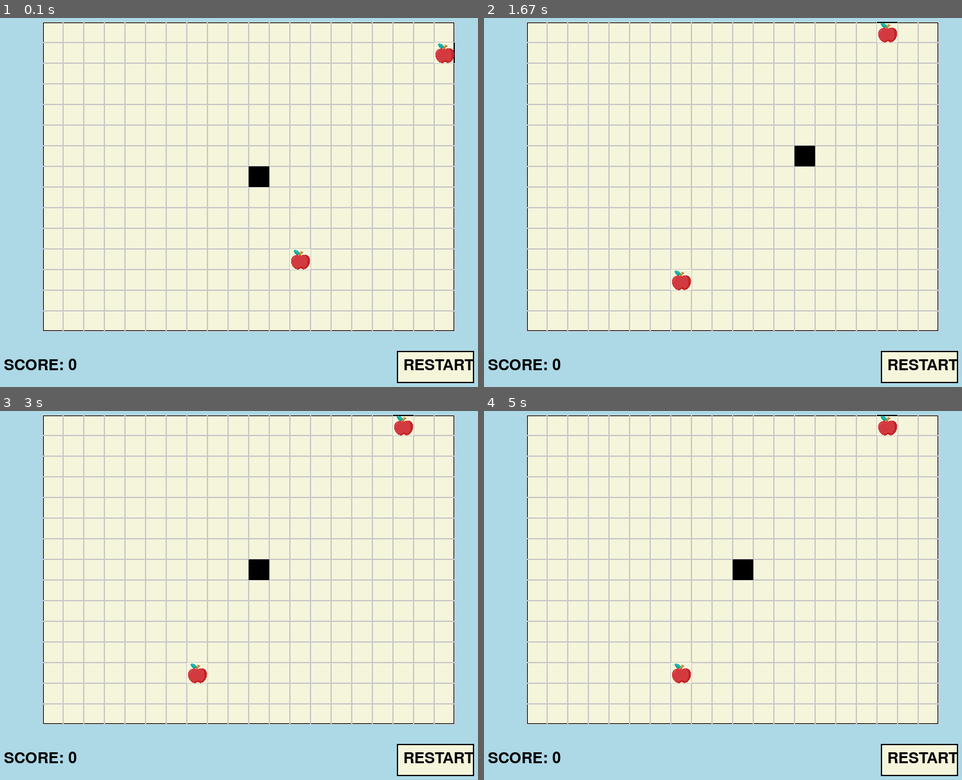
Above: before the commit, frames 1-4 (two rows, left to right).
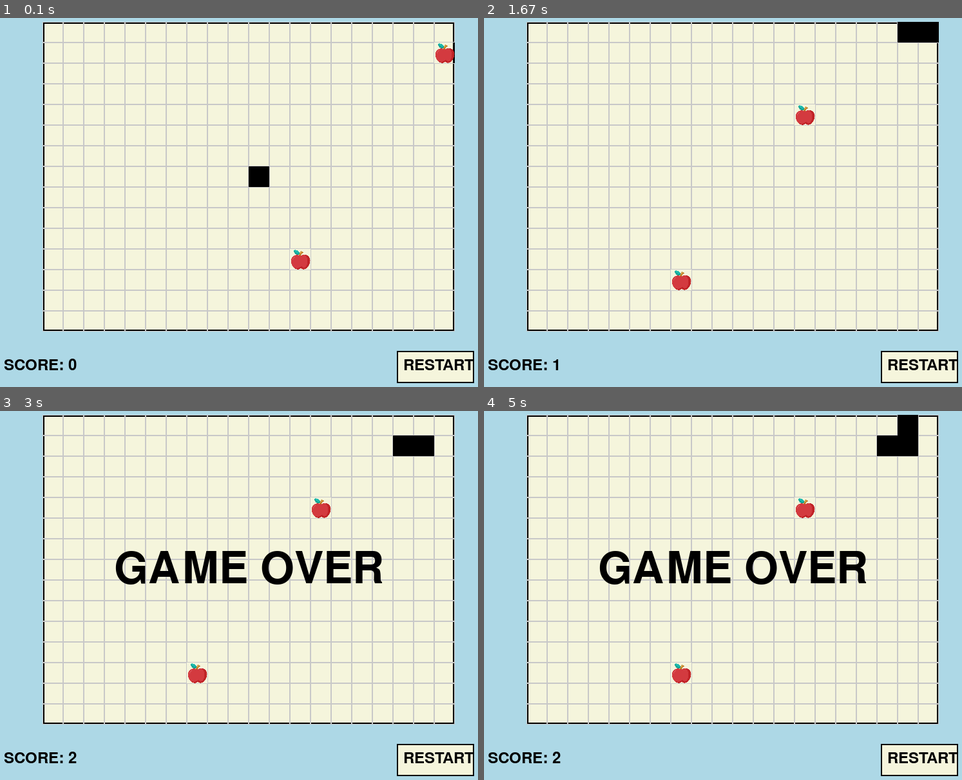
Above: after the commit, the same moments.

Repository: OliviaY1/EO
Game: pygame game, started from final_product/src/main.py
Two runs of this game, one before a commit and one after it. Both use one fixed random seed, a clock stepped at 60 frames per second and the inputs below.
Inputs:
- Up to frame 1 (0.1 s): no input
- Up to frame 2 (1.67 s): click "RESTART" at 0.38 s; hold Right 0.67-1.13 s; hold Up 1.17-1.47 s; hold Right from 1.5 s (still down)
- Up to frame 3 (3 s): release Right at 1.97 s; hold Left 2-2.53 s; hold Down 2.57-2.87 s; hold Left from 2.9 s (still down)
- Up to frame 4 (5 s): release Left at 3.3 s; hold Up 3.33-3.7 s; hold Right 3.73-4.37 s; hold Down 4.4-4.77 s; hold Left from 4.8 s (still down)

The runs differ from the first frame. In frame 1, 0.5% of the frame differs, in the area x 9-95%, y 1-85%; in frame 2, 1.6%; in frame 3, 3.9%; in frame 4, 4.2%, in the area x 9-95%, y 1-96%.

Commit message:
bfs snake implemented

Diff:
--- a/final_product/src/game.py
+++ b/final_product/src/game.py
@@ -1,9 +1,11 @@
 from setting import NUM_ROWS, NUM_COLS
 import random
+import heapq
 
 class ArrayGameBoard:
     grid: list[list[int]]
     is_game_over: bool
+    apples: list[tuple[int, int]]
     def __init__(self, num_rows=NUM_ROWS, num_cols=NUM_COLS):
         # Initialize the 2D array representing the gameboard
         self.grid = [[0] * NUM_COLS for _ in range(NUM_ROWS)]
@@ -20,6 +22,7 @@
             'left': (0, -1),
             'right': (0, 1)
         }
+        self.apples = []
         self.place_apple()
         self.place_apple()
         self.is_game_over = False
@@ -30,6 +33,7 @@
             col = random.randint(0, NUM_COLS - 1)
             if self.grid[row][col] == 0:  # Ensure it's an empty cell
                 self.grid[row][col] = 2  # Place an apple
+                self.apples.append((row, col))
                 break
 
 
@@ -52,6 +56,7 @@
             if self.grid[new_head[0]][new_head[1]] == 2: # hit an apple
                 # Eat the apple and grow the snake (do not remove tail)
                 self.grid[new_head[0]][new_head[1]] = 1
+                self.apples.remove(new_head)
                 self.place_apple()  # Place a new apple
             elif self.grid[new_head[0]][new_head[1]] == 1: # hit snake itself
                 self.is_game_over = True
@@ -72,3 +77,52 @@
 
     def get_score(self):
         return len(self.snake_body) - 1
+
+    def __str__(self) -> str:
+        res = ""
+        for row in self.grid:
+            for cell in row:
+                if cell == 0:
+                    res += "_ "
+                else:
+                    res += str(cell) + " "
+            res += "\n"
+        return res
+
+    def manhattan_distance(self, pos1, pos2):
+        """Calculate Manhattan distance between two positions."""
+        return abs(pos1[0] - pos2[0]) + abs(pos1[1] - pos2[1])
+
+    def greedy_best_first_search(self):
+        """Perform one-move horizon Greedy Best-First Search to get the next move direction."""
+
+        # Priority queue to store possible moves
+        priority_queue = []
+        head = self.snake_body[0]  # Current position of the snake's head
+
+        # Check all four possible directions
+        for direction, (row_change, col_change) in self.directions.items():
+            new_head = (head[0] + row_change, head[1] + col_change)
+
+            # Check if the new position is within bounds and not a collision with the snake's body
+            if 0 <= new_head[0] < NUM_ROWS and 0 <= new_head[1] < NUM_COLS and self.grid[new_head[0]][new_head[1]] != 1:
+                # Calculate the Manhattan distance to the apple
+                for apple in self.apples:
+                    distance = self.manhattan_distance(new_head, apple)
+                    heapq.heappush(priority_queue, (distance, direction))
+
+        # Get the best move based on the closest Manhattan distance
+        if priority_queue:
+            _, best_direction = heapq.heappop(priority_queue)
+            self.move(best_direction)
+        else: # no way to go
+            self.is_game_over = True
+
+if __name__=="__main__":
+    game = ArrayGameBoard()
+    print(game)
+    while (not game.is_game_over):
+        game.greedy_best_first_search()
+        print(game)
+        print(game.get_score())
+        print(game.is_game_over)
--- a/final_product/src/gameboard.py
+++ b/final_product/src/gameboard.py
@@ -7,7 +7,10 @@
 
 class GameBoard:
     gameboard: ArrayGameBoard
-    def __init__(self, surface):
+
+    def __init__(self, surface, mode = "human"):
+        print(f"GameBoard mode: {mode}")
+        self.mode = mode
         self.surface = surface
         self.gameboard = ArrayGameBoard(NUM_ROWS, NUM_COLS)  # Get the initial gameboard state
 
@@ -33,7 +36,7 @@
     def draw(self):
         """Draws the gameboard with beige background, grid lines, and black border."""
         pygame.draw.rect(self.surface, BEIGE, self.rect) # beige background
-        pygame.draw.rect(self.surface, BLACK, self.rect, 2) # black border
+        pygame.draw.rect(self.surface, BLACK, self.rect, 3) # black border
 
         # use self.gameboard to draw the grid
         for row in range(NUM_ROWS):
@@ -51,7 +54,10 @@
 
     def update(self, move: str):
         """Updates the gameboard based on the move."""
-        self.gameboard.move(move)
+        if self.mode == "human":
+            self.gameboard.move(move)
+        elif self.mode == "auto":
+            self.gameboard.greedy_best_first_search()
 
     def is_game_over_state(self):
         """Returns True if the game is over."""
@@ -75,9 +81,11 @@
         return self.rect.collidepoint(mouse_pos)
 
 class GamePanel:
-    def __init__(self, surface):
+    def __init__(self, surface, mode = "human"):
+        self.mode = mode # human or auto
         self.surface = surface
-        self.gameboard = GameBoard(surface)  # Create an instance of GameBoard
+        print(f"GamePanel mode: {self.mode}")
+        self.gameboard = GameBoard(surface, mode)  # Create an instance of GameBoard
         self.restart_button = RestartButton(surface)
 
     def update(self, event: str):
--- a/final_product/src/main.py
+++ b/final_product/src/main.py
@@ -5,6 +5,7 @@
 # Define a new event for the snake's automatic movement
 MOVE_EVENT = pygame.USEREVENT + 1
 
+MODE = "auto"  # Set the mode to "auto" for automatic snake movement
 def main():
     pygame.init()
     screen = pygame.display.set_mode((SCREEN_WIDTH, SCREEN_HEIGHT))
@@ -13,10 +14,10 @@
     clock = pygame.time.Clock()
     running = True
     score = 0  # Initial score
-    game_panel = GamePanel(screen)
+    game_panel = GamePanel(screen, MODE)
 
     # Set up a timer to trigger MOVE_EVENT every 1000 milliseconds (1 second)
-    pygame.time.set_timer(MOVE_EVENT, 1000)
+    pygame.time.set_timer(MOVE_EVENT, 100)
 
     while running:
         for event in pygame.event.get():
